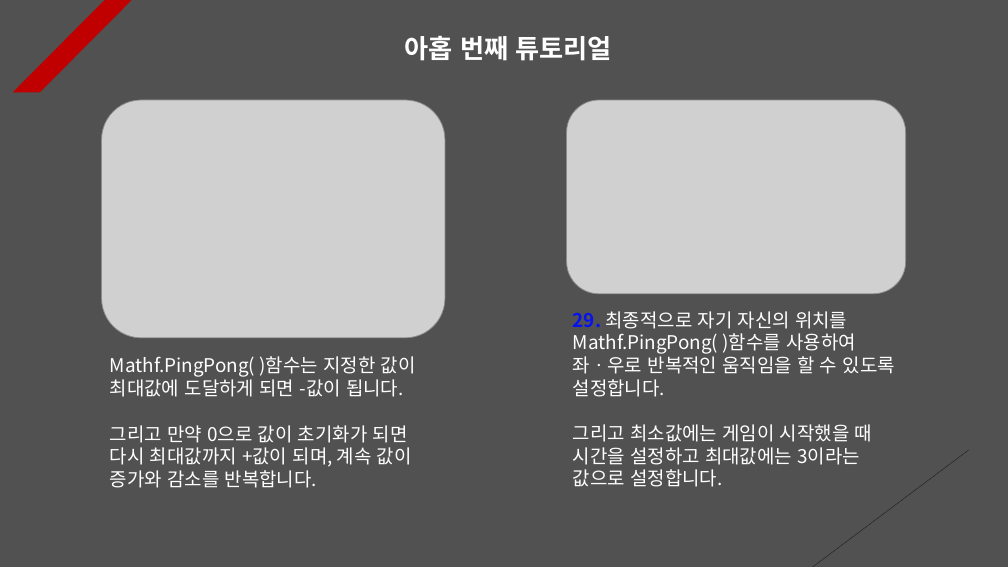
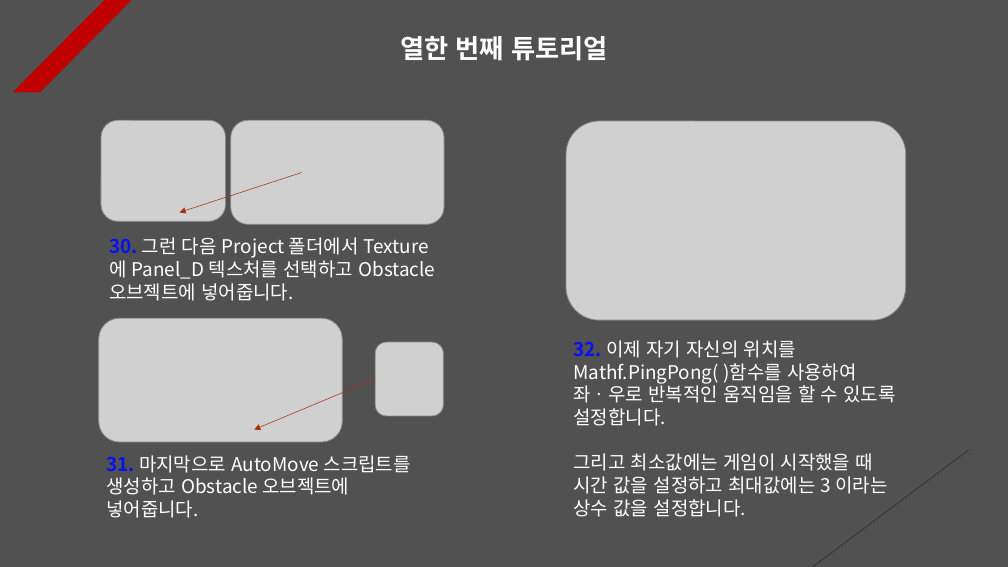
Before and after one commit to Unity2033/3D-UnityEngine, a slide deck: slide 12 of Assets/Class/NavMesh Obstacle/PPT Data/NavMesh Obstacle Example.pptx (slide 11 before the commit). Drawn at 1008x567 pixels with LibreOffice and Linux fonts; fonts in the diff are those of the drawing; grey boxes stand for pictures. Boxes give left, top, right and bottom in pixels: in the first picture for what was removed or moved away, otherwise in the second. Text is boxed around its words. In the diff, an @@ line names an element or a change of style, - is before the commit and + after.

```diff
--- a/Assets/Class/NavMesh Obstacle/PPT Data/NavMesh Obstacle Example.pptx
+++ b/Assets/Class/NavMesh Obstacle/PPT Data/NavMesh Obstacle Example.pptx
@@ text at box(400, 36, 607, 61): text changed @@
-아홉 번째 튜토리얼
+열한 번째 튜토리얼
@@ picture removed at box(101, 100, 445, 338) @@
@@ picture added at box(101, 120, 226, 222) @@
@@ picture added at box(231, 120, 444, 225) @@
@@ picture: place and size @@
-picture at box(566, 100, 906, 293)
+picture at box(566, 121, 906, 320)
@@ arrow added from (302, 172) to (179, 212), #A5300F 0.5 pt dashed @@
@@ text added at box(109, 237, 435, 301), 18 pt, text #FFFFFF @@
+30. 그런 다음 Project 폴더에서 Texture에 Panel_D 텍스처를 선택하고 Obstacle 오브젝트에 넣어줍니다.
@@ picture added at box(99, 318, 343, 442) @@
@@ text removed at box(110, 356, 416, 488) @@
-Mathf.PingPong( )함수는 지정한 값이 최대값에 도달하게 되면 -값이 됩니다.
-그리고 만약 0으로 값이 초기화가 되면 다시 최대값까지 +값이 되며, 계속 값이 증가와 감소를 반복합니다.
@@ picture added at box(375, 343, 443, 417) @@
@@ text at box(574, 340, 895, 517): text changed @@
-29. 최종적으로 자기 자신의 위치를 Mathf.PingPong( )함수를 사용하여 좌ㆍ우로 반복적인 움직임을 할 수 있도록 설정합니다.
-그리고 최소값에는 게임이 시작했을 때 시간을 설정하고 최대값에는 3이라는 값으로 설정합니다.
+32. 이제 자기 자신의 위치를 Mathf.PingPong( )함수를 사용하여 좌ㆍ우로 반복적인 움직임을 할 수 있도록 설정합니다.
+그리고 최소값에는 게임이 시작했을 때 시간 값을 설정하고 최대값에는 3 이라는 상수 값을 설정합니다.
@@ arrow added from (375, 379) to (254, 430), #A5300F 0.5 pt dashed @@
@@ text added at box(106, 455, 411, 518), 18 pt, text #FFFFFF @@
+31. 마지막으로 AutoMove 스크립트를 생성하고 Obstacle 오브젝트에 넣어줍니다.
```
Also in this commit, not shown: 11 other slides changed, 1 slide added, 30 other files.
